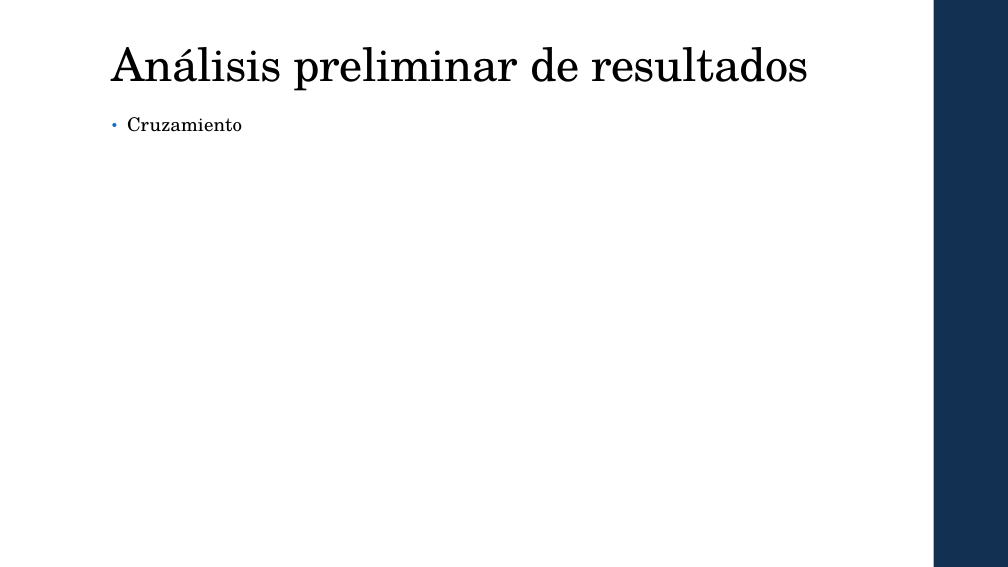
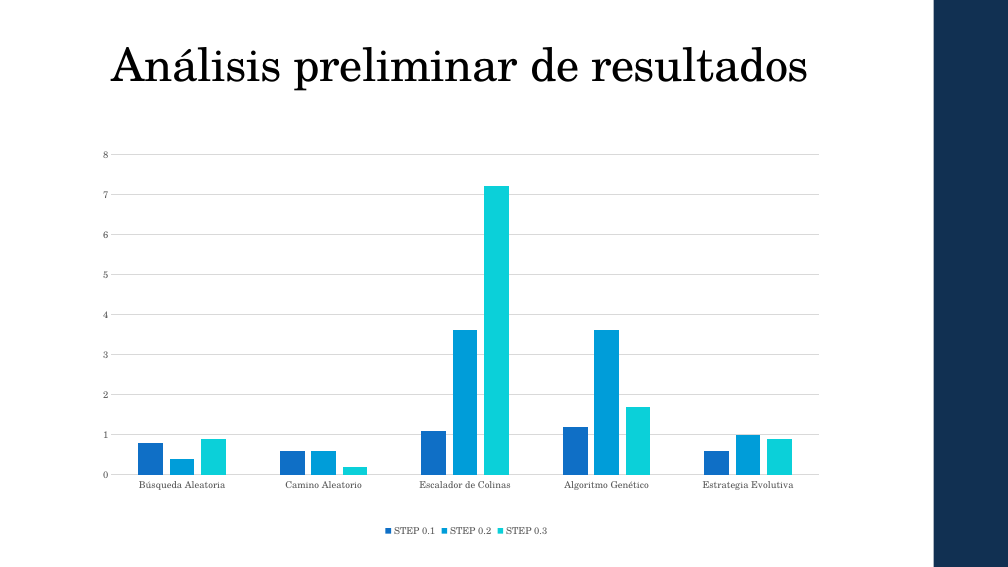
Before and after one commit to Javy011021/prediccion1, a slide deck: slide 13 of ppt/MH_Laura_Javier T2.pptx. Drawn at 1008x567 pixels with LibreOffice and Linux fonts; fonts in the diff are those of the drawing. Boxes give left, top, right and bottom in pixels: in the first picture for what was removed or moved away, otherwise in the second. Text is boxed around its words. In the diff, an @@ line names an element or a change of style, - is before the commit and + after.

Commit message:
feat: grafico

```diff
--- a/ppt/MH_Laura_Javier T2.pptx
+++ b/ppt/MH_Laura_Javier T2.pptx
@@ column chart added at box(88, 115, 846, 541) @@
+categories: Búsqueda Aleatoria, Camino Aleatorio, Escalador de Colinas, Algoritmo Genético, Estrategia Evolutiva
+STEP 0.1: 0.8, 0.6, 1.1, 1.2, 0.6
+STEP 0.2: 0.4, 0.6, 3.6, 3.6, 1
+STEP 0.3: 0.9, 0.2, 7.2, 1.7, 0.9
@@ text removed at box(127, 117, 242, 132) @@
-• Cruzamiento
```
